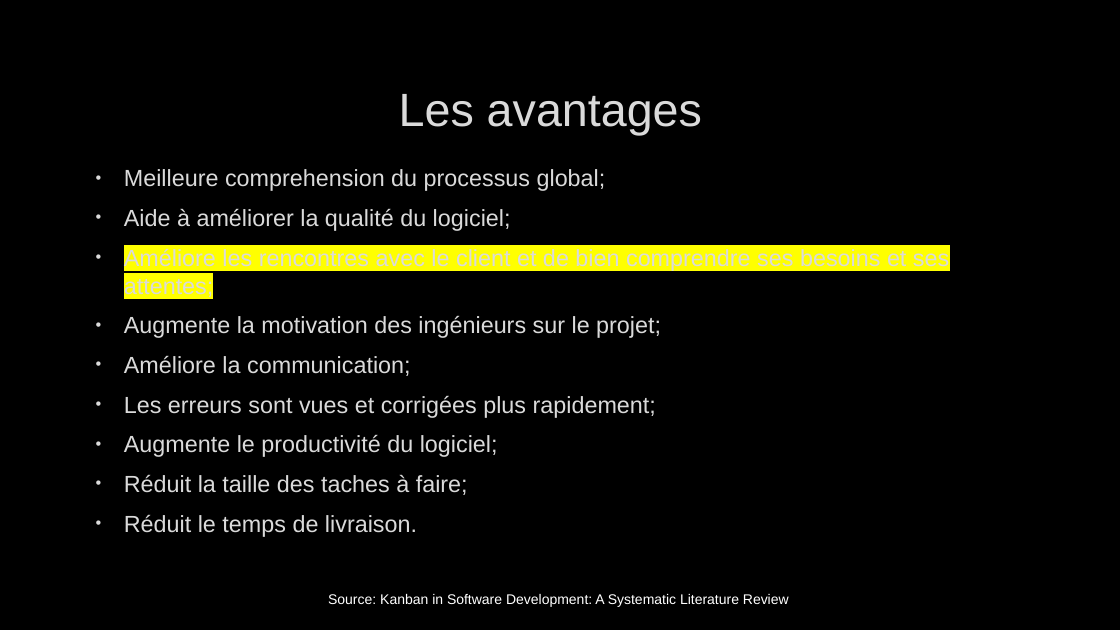
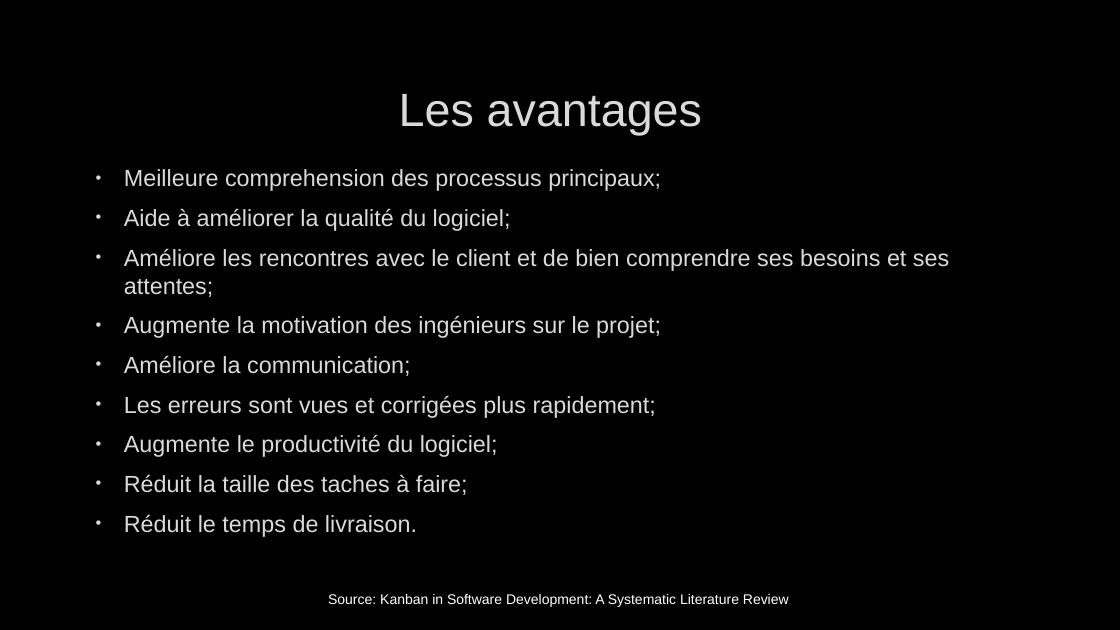
Before and after one commit to joyaAmora/Analyse_relationnelle, a slide deck: slide 10 of NotePowerpoint.pptx. Drawn at 1120x630 pixels with LibreOffice and Linux fonts; fonts in the diff are those of the drawing; background and template pictures are left out. Boxes give left, top, right and bottom in pixels: in the first picture for what was removed or moved away, otherwise in the second. Text is boxed around its words. In the diff, an @@ line names an element or a change of style, - is before the commit and + after.

```diff
--- a/NotePowerpoint.pptx
+++ b/NotePowerpoint.pptx
@@ text at box(124, 169, 661, 191): text changed @@
-• Meilleure comprehension du processus global;
+• Meilleure comprehension des processus principaux;
@@ text at box(124, 248, 949, 297): highlight #FFFF00 to none in "Améliore les rencontres avec le client et ..." @@
```
Also in this commit, not shown: 4 other slides changed.
